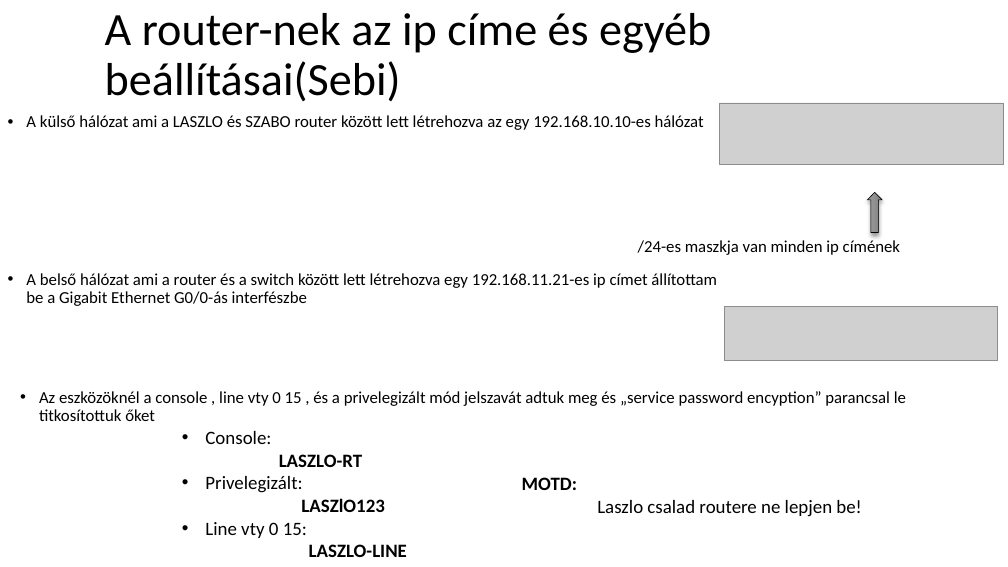
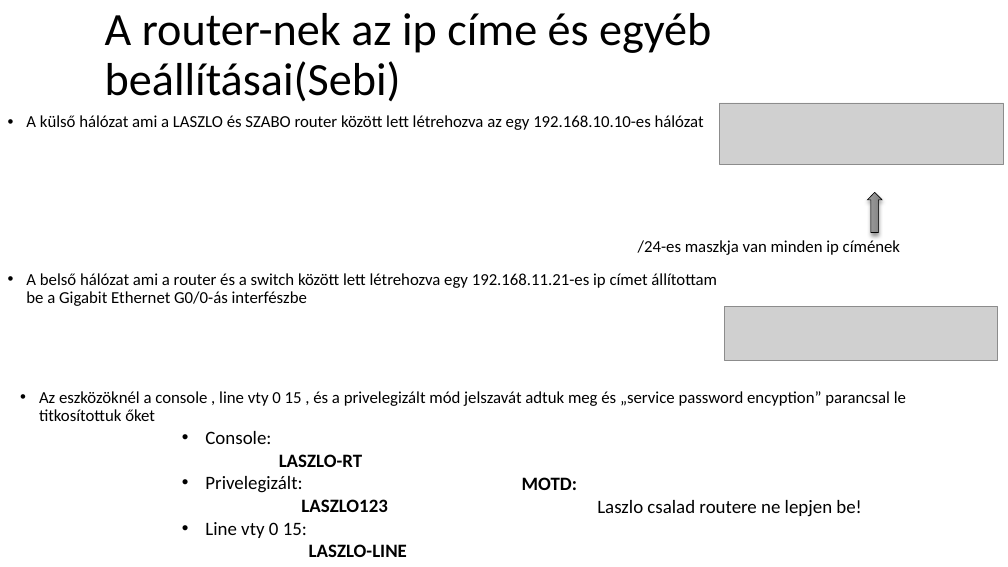
Before and after one commit to Sebi-sigma/Halozat-projekt, a slide deck: slide 6 of halozat ppt.pptx (slide 4 before the commit). Drawn at 1008x567 pixels with LibreOffice and Linux fonts; fonts in the diff are those of the drawing; grey boxes stand for pictures. Boxes give left, top, right and bottom in pixels: in the first picture for what was removed or moved away, otherwise in the second. Text is boxed around its words. In the diff, an @@ line names an element or a change of style, - is before the commit and + after.

```diff
--- a/halozat ppt.pptx
+++ b/halozat ppt.pptx
@@ text at box(301, 499, 387, 512): text changed @@
-LASZlO123
+LASZLO123
```
Also in this commit, not shown: 2 slides added.
